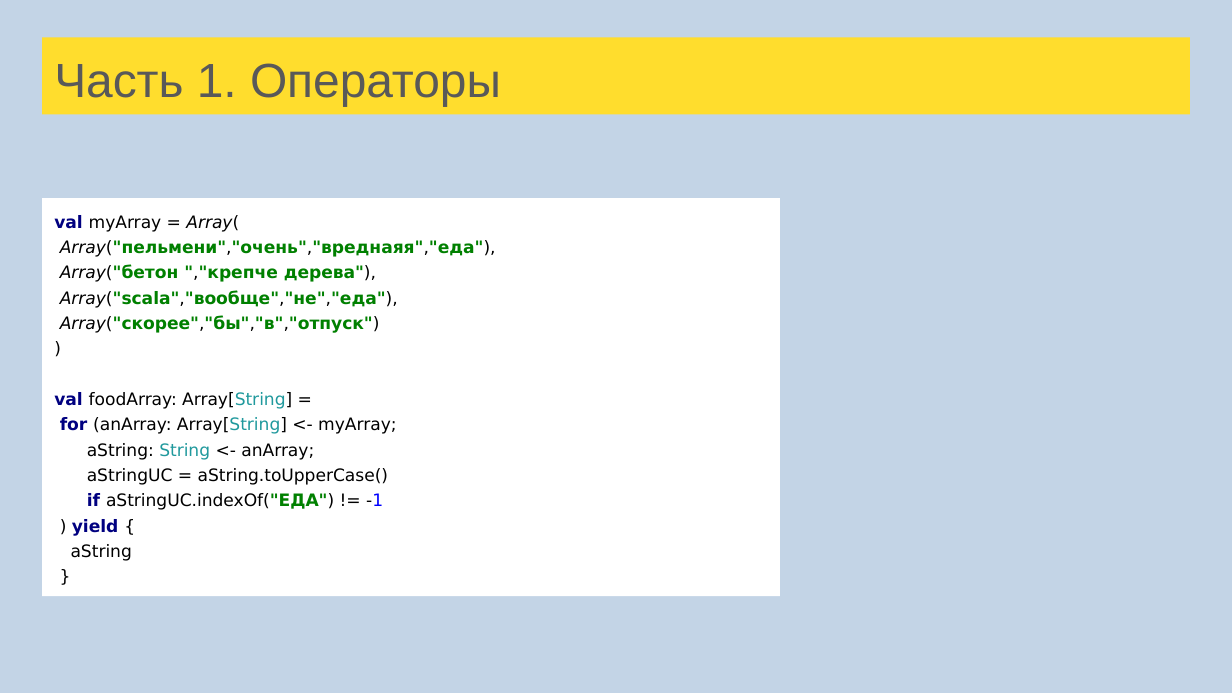
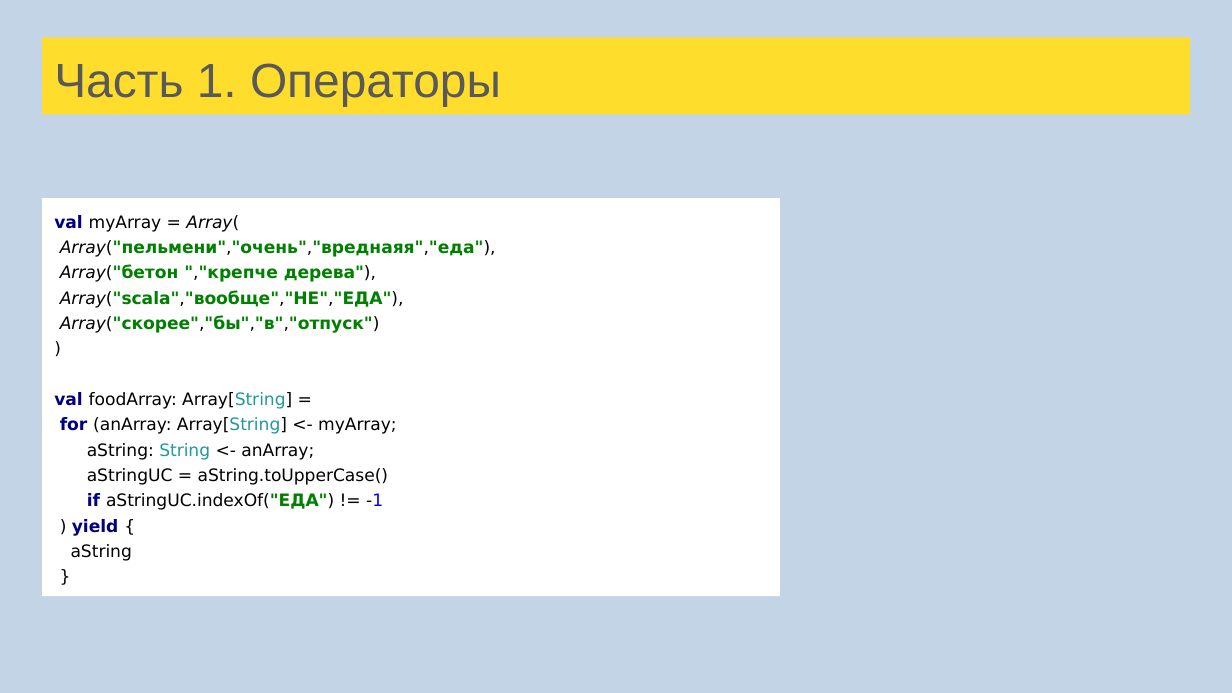
Before and after one commit to sergeypopov83/scala-school, a slide deck: slide 37 of src/main/resources/Лекции Scala для FinTech.pptx. Drawn at 1232x693 pixels with LibreOffice and Linux fonts; fonts in the diff are those of the drawing. Boxes give left, top, right and bottom in pixels: in the first picture for what was removed or moved away, otherwise in the second. Text is boxed around its words. In the diff, an @@ line names an element or a change of style, - is before the commit and + after.

```diff
--- a/src/main/resources/Лекции Scala для FinTech.pptx
+++ b/src/main/resources/Лекции Scala для FinTech.pptx
@@ text in rectangle at <box>60,290,404,308</box>: text changed @@
-Array("scala","вообще","не","еда"),
+Array("scala","вообще","НЕ","ЕДА"),
```
Also in this commit, not shown: 121 other slides changed, 5 slides added, 5 slides removed, 58 other files.
